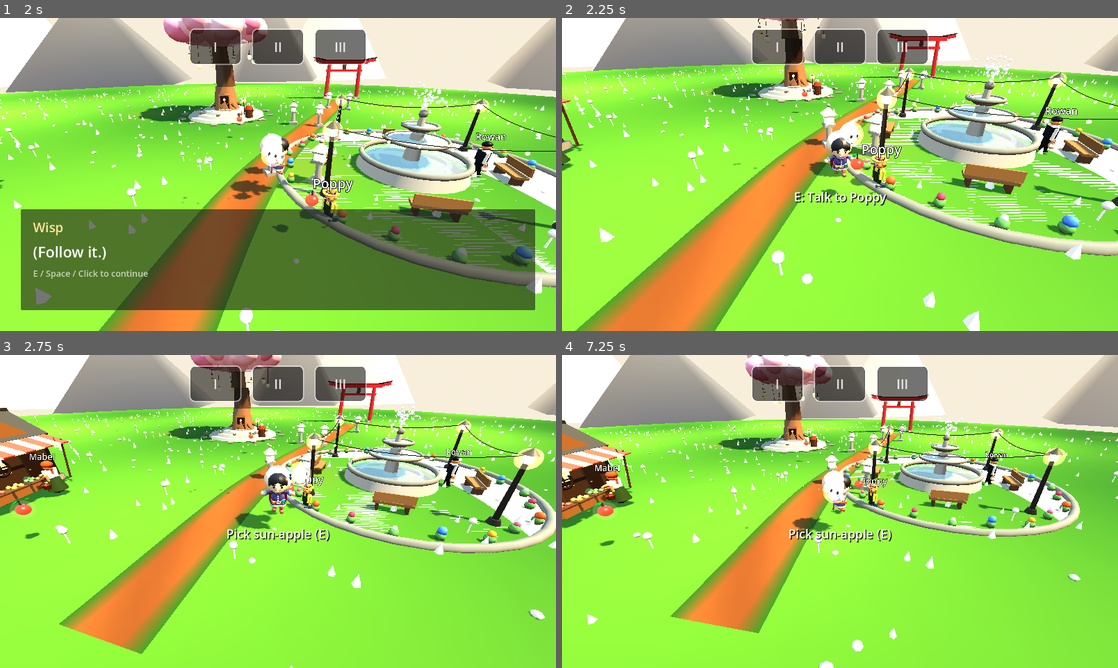
Above: before the commit, frames 1-4 (two rows, left to right).
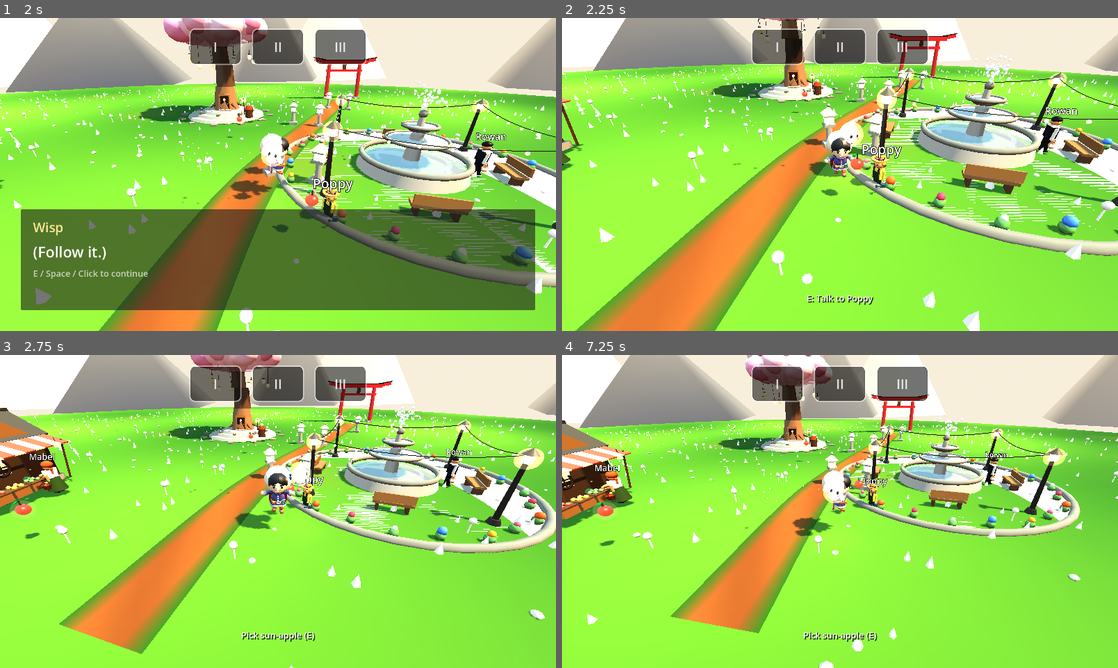
Above: after the commit, the same moments.

Repository: Hankx-Studio/wish-weaver
Game: Godot game, scene res://main.tscn
The game is run twice, just before and just after one commit, with the same random seed, the same clock (stepped at 60 frames per second) and the same inputs.
Inputs (mouse positions are in pixels of both pictures, inside the frame that each line leads up to):
- Up to frame 1 (2 s): click "Skip" at 0.5 s; tap Enter at 1.25 s; move the mouse to (400, 158) at 1.27 s; hold D (move_right) from 1.28 s (still down); tap T at 1.35 s; click (400, 158) at 1.42 s; tap Space (jump) at 1.52 s
- Up to frame 2 (2.25 s): tap Enter at 2 s; move the mouse to (728, 190) at 2.02 s; release D (move_right) at 2.03 s; hold S (move_back) from 2.03 s (still down); tap E at 2.1 s
- Up to frame 3 (2.75 s): keep holding S (move_back); tap Space (jump) at 2.27 s
- Up to frame 4 (7.25 s): move the mouse to (895, 442) at 2.77 s; release S (move_back) at 2.78 s; hold D (move_right) 2.78-3.53 s; tap R at 2.85, 5.1 s; move the mouse to (812, 574) at 3.52 s; hold W (move_forward) 3.53-4.28 s; tap T at 3.6, 5.85 s; click (812, 574) at 3.67 s; tap Space (jump) at 3.77, 4.52, 5.27, 6.77 s; move the mouse to (1006, 558) at 4.27 s; hold A (move_left) 4.28-5.78 s; tap E at 4.35, 6.6 s; move the mouse to (673, 464) at 5.02 s; move the mouse to (867, 511) at 5.77 s; hold S (move_back) 5.78-6.53 s; click (867, 511) at 5.92 s; move the mouse to (756, 433) at 6.52 s; hold D (move_right) from 6.53 s (still down)

Frame 1 is identical in both runs. In frame 2, 0.5% of the frame differs, in the area x 41-59%, y 55-92%; in frame 3, 0.6%, in the area x 40-60%, y 55-92%; in frame 4, 0.6%.

Commit message:
fix(godot-pr3): reviewer polish - prompt pos, end text, player refs
- Interact prompt: smaller font, bottom-anchored, hidden while UI busy
- End card body no longer claims missing lantern VFX
- Main pins InteractManager/Spirit refs to HeroM (no tree-order luck)

Diff:
--- a/godot/scripts/main.gd
+++ b/godot/scripts/main.gd
@@ -21,6 +21,7 @@
 	_hero_f = get_node_or_null("HeroF") as CharacterBody3D
 	_snap_npcs_to_ground()
 	_park_hero_f()
+	_pin_player_refs()
 	_wire_npcs()
 	var director := get_tree().get_first_node_in_group("story_director")
 	if director != null and (director as Object).has_method("start_story"):
@@ -110,6 +111,18 @@
 		_hero_f.global_position = _hero_m.global_position + Vector3(0, -60, 0)
 
 
+## Pin follower refs to the active hero so they never depend on tree order.
+func _pin_player_refs() -> void:
+	if _hero_m == null:
+		return
+	var im := get_tree().get_first_node_in_group("interact_manager")
+	if im != null:
+		im.set("player", _hero_m)
+	for s in get_tree().get_nodes_in_group("spirit"):
+		if (s as Object).has_method("set_target"):
+			s.call("set_target", _hero_m)
+
+
 func _wire_npcs() -> void:
 	for npc in _npc_nodes():
 		var o := npc as Object
--- a/godot/scripts/story/interact_manager.gd
+++ b/godot/scripts/story/interact_manager.gd
@@ -90,6 +90,9 @@
 func _update_prompt() -> void:
 	if _prompt == null:
 		return
+	if _ui_busy():
+		_prompt.visible = false
+		return
 	var target := get_current_target()
 	if target == null:
 		_prompt.visible = false
@@ -124,7 +127,7 @@
 	_prompt.mouse_filter = Control.MOUSE_FILTER_IGNORE
 	_prompt.horizontal_alignment = HORIZONTAL_ALIGNMENT_CENTER
 	_prompt.vertical_alignment = VERTICAL_ALIGNMENT_CENTER
-	_prompt.add_theme_font_size_override("font_size", 28)
+	_prompt.add_theme_font_size_override("font_size", 20)
 	_prompt.add_theme_color_override("font_color", Color(1, 1, 1))
 	_prompt.add_theme_color_override("font_shadow_color", Color(0, 0, 0, 0.9))
 	_prompt.add_theme_constant_override("shadow_offset_x", 2)
@@ -134,9 +137,9 @@
 	_prompt.anchor_right = 0.5
 	_prompt.anchor_bottom = 1.0
 	_prompt.offset_left = -400.0
-	_prompt.offset_top = -330.0
+	_prompt.offset_top = -96.0
 	_prompt.offset_right = 400.0
-	_prompt.offset_bottom = -286.0
+	_prompt.offset_bottom = -56.0
 	_prompt.grow_horizontal = Control.GROW_DIRECTION_BOTH
 	_prompt.visible = false
 	_layer.add_child(_prompt)
--- a/godot/scripts/story/intro_cards.gd
+++ b/godot/scripts/story/intro_cards.gd
@@ -96,7 +96,7 @@
 
 
 func show_end_card(title := "The meadow remembers light.",
-		body := "Three blessings burn as one. The canopy flares pink-gold, lanterns wake in turn, and the dark thins like morning mist.",
+		body := "Three blessings burn as one. The canopy flares pink-gold, and the dark thins like morning mist.",
 		tease := "Chapter 2: the Sunken Shrine — coming soon") -> void:
 	_playing = false
 	_cards.clear()
Not shown, changed: public/godot/index.html
Not shown, changed: public/godot/index.pck
